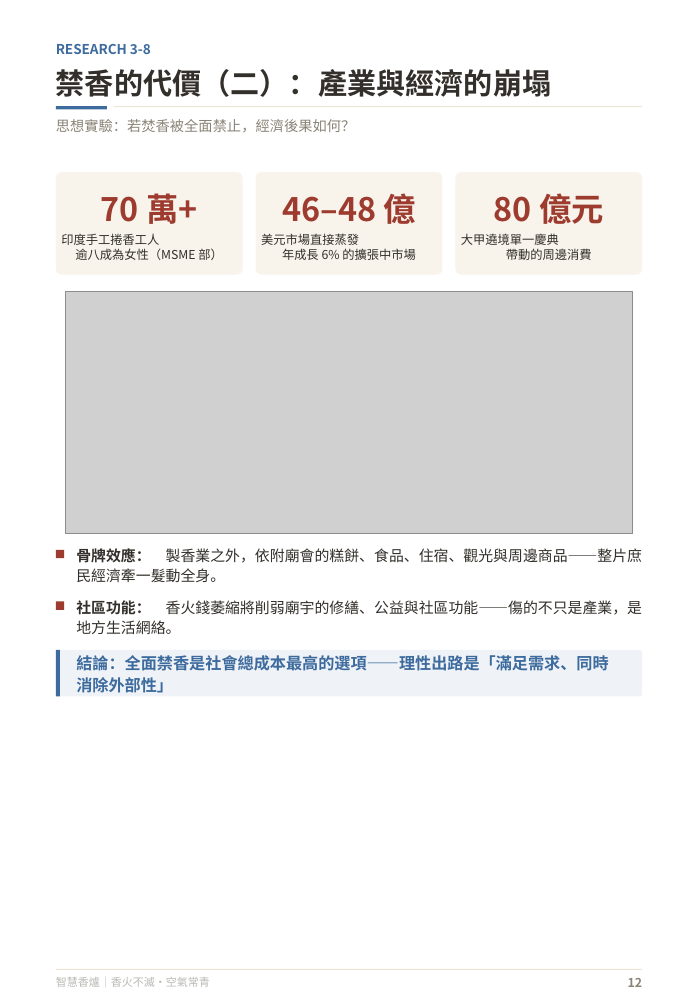
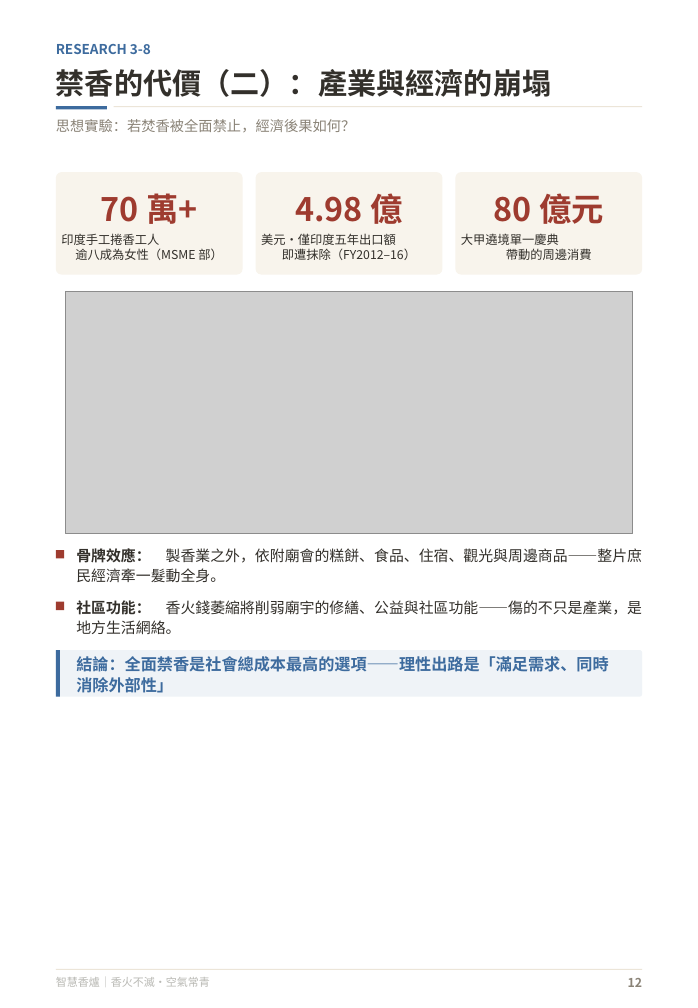
Before and after one commit to feihong9487/WRO2026, a slide deck: slide 13 of 簡報/未來新創家＿高中職組_v3.pptx. Drawn at 698x1008 pixels with LibreOffice and Linux fonts; fonts in the diff are those of the drawing; grey boxes stand for pictures. Boxes give left, top, right and bottom in pixels: in the first picture for what was removed or moved away, otherwise in the second. Text is boxed around its words. In the diff, an @@ line names an element or a change of style, - is before the commit and + after.

```diff
--- a/簡報/未來新創家＿高中職組_v3.pptx
+++ b/簡報/未來新創家＿高中職組_v3.pptx
@@ text at <box>295,193,402,224</box>: text changed @@
-46–48 億
+4.98 億
@@ text at <box>261,233,416,260</box>: text changed @@
-美元市場直接蒸發
-年成長 6% 的擴張中市場
+美元・僅印度五年出口額
+即遭抹除（FY2012–16）
```
Also in this commit, not shown: 4 other slides changed, 9 other files.
